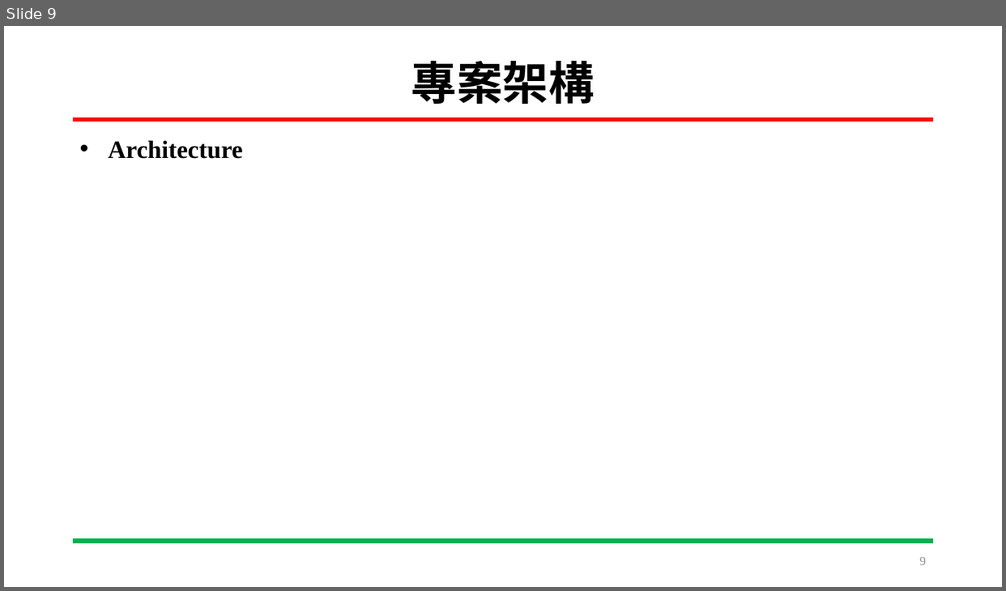
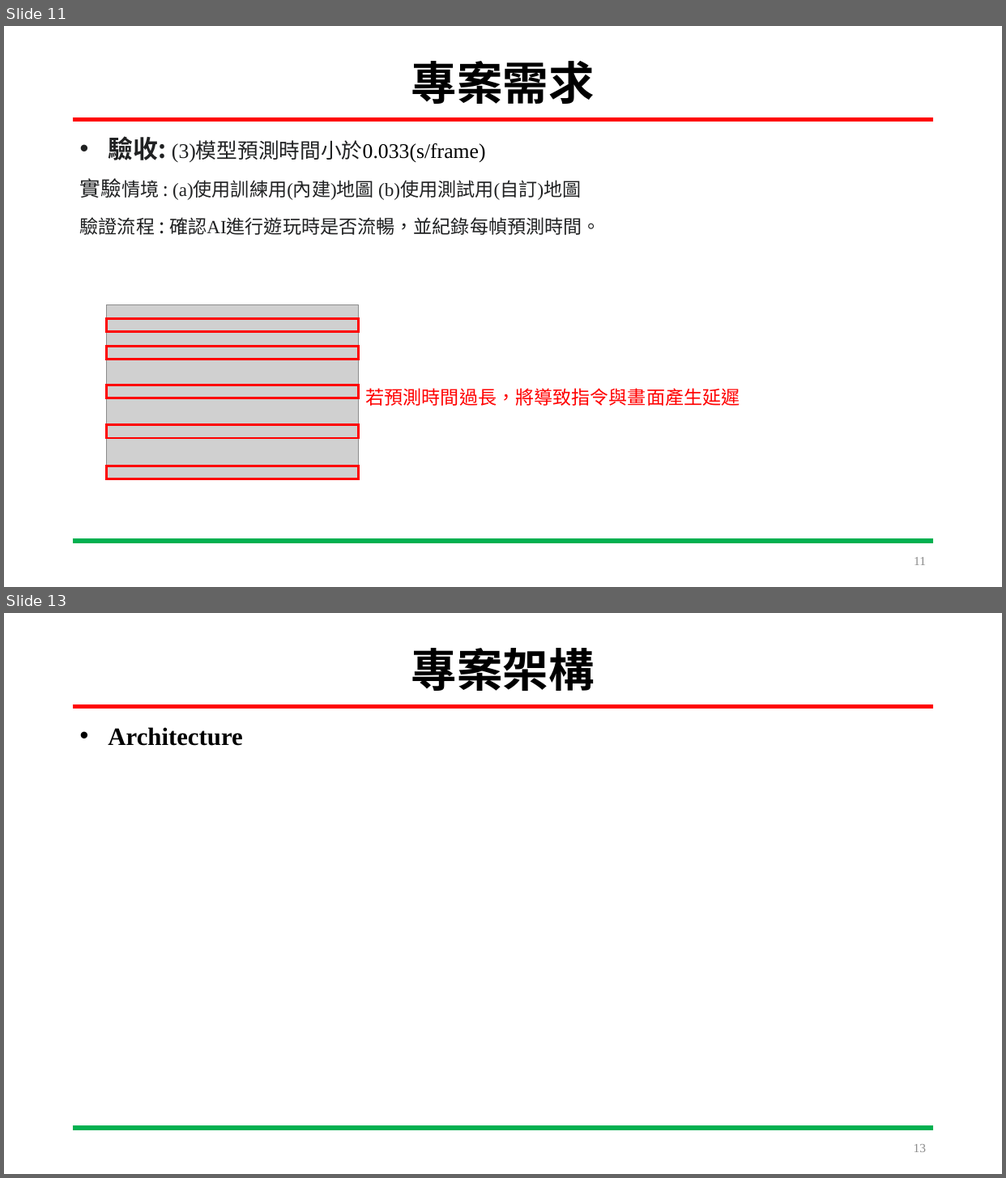
Before and after one commit to HOURFA/ML, a slide deck: final_project/DevelopmentLog/ML_finalproject.pptx. Shown one above the other, each under a label of ours: slide 9 before the commit, slides 11 and 13 after it; the slides between them are not shown. The pictures are 1006x591 and 1006x1178 pixels, drawn with LibreOffice and Linux fonts; fonts in the diff are those of the drawing; grey boxes stand for pictures. Boxes give left, top, right and bottom in pixels: in the first picture for what was removed or moved away, otherwise in the second. Text is boxed around its words. In the diff, an @@ line names an element or a change of style, - is before the commit and + after.

```diff
--- a/final_project/DevelopmentLog/ML_finalproject.pptx
+++ b/final_project/DevelopmentLog/ML_finalproject.pptx
@@ slide 11 added at (4, 26, 1002, 587), background #FFFFFF; not listed: 2 template elements that a slide beside it also shows @@
@@ title added at (411, 61, 594, 104), 44 pt, text #000000, bold @@
+專案需求
@@ text added at (80, 136, 601, 235), 18 pt, text #202122 @@
+• 驗收: (3)模型預測時間小於0.033(s/frame)
+實驗情境 : (a)使用訓練用(內建)地圖 (b)使用測試用(自訂)地圖
+驗證流程 : 確認AI進行遊玩時是否流暢，並紀錄每幀預測時間。
@@ picture added at (107, 305, 359, 480) @@
@@ rectangle added at (107, 318, 359, 331), outline #FF0000 2.25 pt @@
@@ rectangle added at (107, 347, 359, 359), outline #FF0000 2.25 pt @@
@@ rectangle added at (107, 386, 359, 398), outline #FF0000 2.25 pt @@
@@ text added at (366, 388, 740, 406), 18 pt, text #FF0000 @@
+若預測時間過長，將導致指令與畫面產生延遲
@@ rectangle added at (107, 425, 359, 437), outline #FF0000 2.25 pt @@
@@ rectangle added at (107, 466, 359, 479), outline #FF0000 2.25 pt @@
@@ page number added at (914, 557, 926, 565), 12 pt, text #8C8C8C @@
+11
@@ what was slide 9 is now slide 13 @@
@@ page number at (914, 1144, 926, 1152): text changed @@
-9
+13
```
Also in this commit, not shown: 8 slides changed, 3 other slides added.
